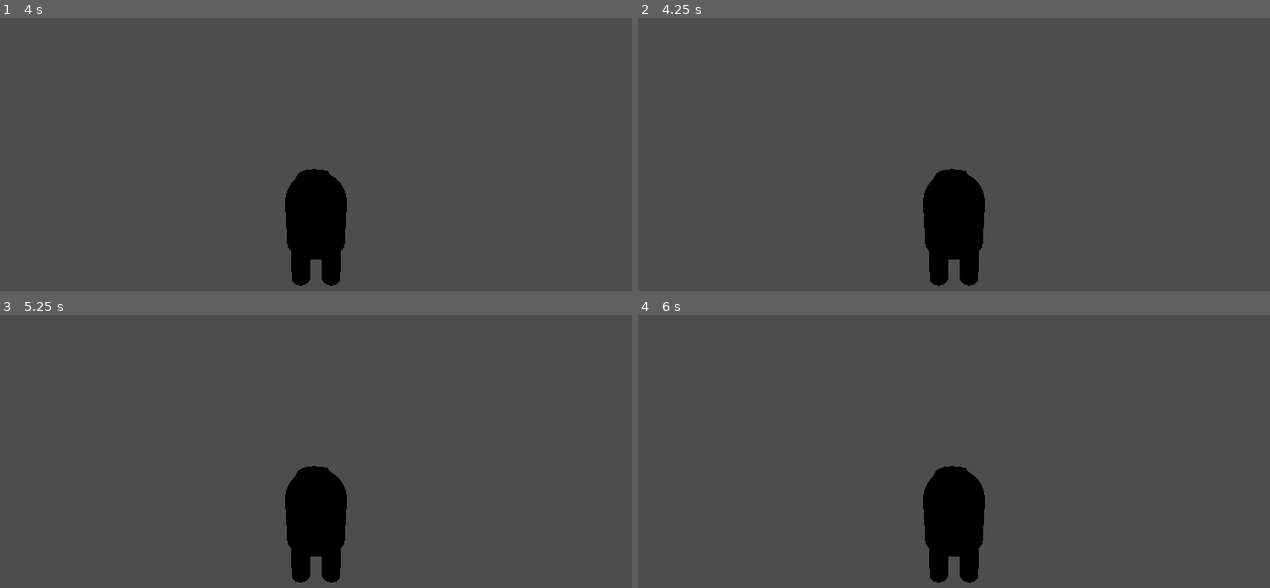
Above: before the commit, frames 1-4 (two rows, left to right).
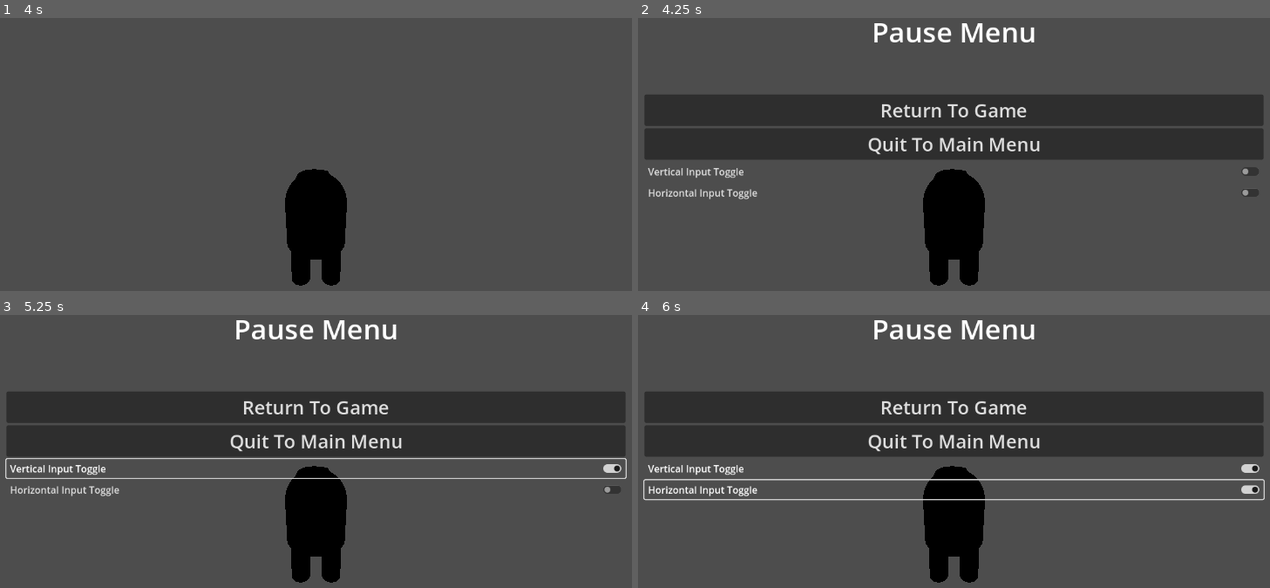
Above: after the commit, the same moments.

Repository: George-Gardiner/4DMaze
Game: Godot game, scene res://Assets/Scenes/main_player.tscn
The game is run twice, just before and just after one commit, with the same random seed, the same clock (stepped at 60 frames per second) and the same inputs. The project has no main scene, so this scene is started directly.
Inputs (mouse positions are in pixels of both pictures, inside the frame that each line leads up to):
- Up to frame 1 (4 s): tap Enter (ui_accept) at 0.5, 0.77, 1.25, 1.52, 2, 2.75, 3.02, 3.5, 3.77 s; move the mouse to (353, 157) at 0.52 s; hold W (Up) from 0.53 s (still down); move the mouse to (278, 159) at 1.27 s; move the mouse to (334, 151) at 2.02 s; move the mouse to (309, 165) at 2.77 s; move the mouse to (366, 165) at 3.52 s
- Up to frame 2 (4.25 s): keep holding W (Up); tap Escape (Menu) at 4.15 s
- Up to frame 3 (5.25 s): move the mouse to (107, 396) at 4.27 s; release W (Up) at 4.28 s; hold A (Left) 4.28-5 s; tap Enter (ui_accept) at 4.52 s; click (316, 467) at 5 s, where only the run after the commit has a clickable "Vertical Input Toggle"
- Up to frame 4 (6 s): click (954, 489) at 5.75 s, where only the run after the commit has a clickable "Horizontal Input Toggle"

Frame 1 is identical in both runs. In frame 2, 23% of the frame differs, in the area x 1-99%, y 1-67%; in frame 3, 24%; in frame 4, 25%, in the area x 0-100%, y 1-69%.

Commit message:
Pause menu opens and closes with escape button

Diff:
--- a/Assets/Scenes/main_player.gd
+++ b/Assets/Scenes/main_player.gd
@@ -4,6 +4,7 @@
 const SPEED = 5.0
 const JUMP_VELOCITY = 4.5
 var turnSpeed = -0.2
+var pauseMenu = 0
 
 # Get the gravity from the project settings to be synced with RigidBody nodes.
 var gravity = ProjectSettings.get_setting("physics/3d/default_gravity")
@@ -12,13 +13,22 @@
 func _ready():
 	# Lock mouse in center of screen and hide
 	Input.mouse_mode = Input.MOUSE_MODE_CAPTURED
+	pauseMenu = get_node("PauseMenu")
+	pauseMenu.set_visible(false)
 
 
+func togglePauseMenu():
+	if Input.mouse_mode == Input.MOUSE_MODE_VISIBLE:
+		Input.mouse_mode= Input.MOUSE_MODE_CAPTURED
+		pauseMenu.set_visible(false)
+	else:
+		Input.mouse_mode = Input.MOUSE_MODE_VISIBLE
+		pauseMenu.set_visible(true)
 func _input(event):
 	if event is InputEventMouseMotion and Input.mouse_mode == Input.MOUSE_MODE_CAPTURED:
 		rotate_y(deg_to_rad(event.get_relative().x*turnSpeed))
 	elif event.is_action_pressed("Menu"):
-		Input.mouse_mode = Input.MOUSE_MODE_VISIBLE
+		togglePauseMenu()
 
 
 func _physics_process(delta):
--- a/Assets/Scenes/main_player.tscn
+++ b/Assets/Scenes/main_player.tscn
@@ -1,7 +1,8 @@
-[gd_scene load_steps=4 format=3 uid="uid://dvx6liqfnkicw"]
+[gd_scene load_steps=5 format=3 uid="uid://dvx6liqfnkicw"]
 
 [ext_resource type="PackedScene" uid="uid://duewkaos2dibb" path="res://Assets/3DObjects/AmongUs.glb" id="1_j25rt"]
 [ext_resource type="Script" path="res://Assets/Scenes/main_player.gd" id="1_knybx"]
+[ext_resource type="PackedScene" uid="uid://bobwmsh7f7k1m" path="res://pause_menu.tscn" id="3_ewait"]
 
 [sub_resource type="CapsuleShape3D" id="CapsuleShape3D_vnfbf"]
 radius = 0.379243
@@ -20,3 +21,5 @@
 
 [node name="AmongUs" parent="." instance=ExtResource("1_j25rt")]
 transform = Transform3D(0.5, 0, 0, 0, 0.5, 0, 0, 0, 0.5, 0, -0.525, 0)
+
+[node name="PauseMenu" parent="." instance=ExtResource("3_ewait")]
